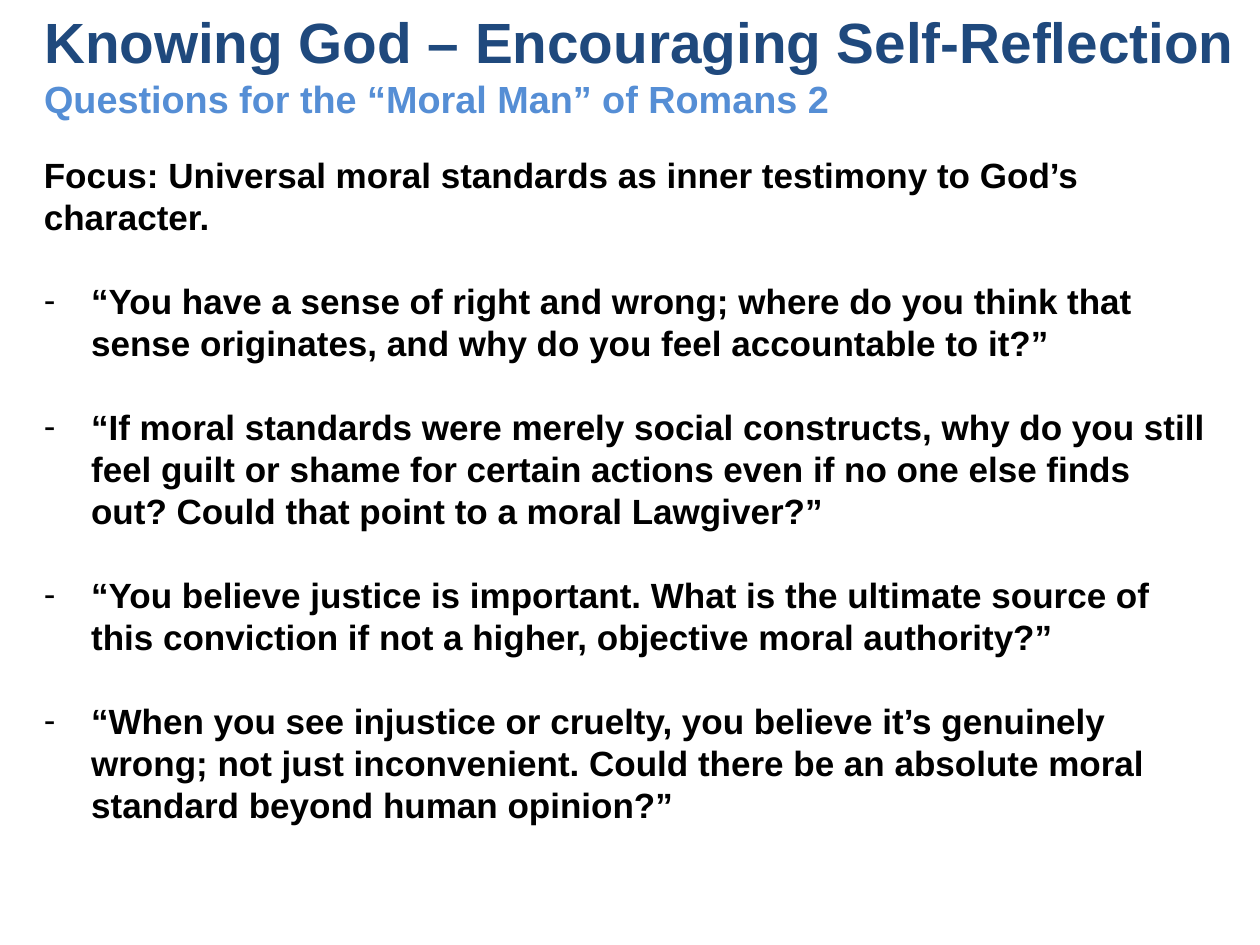
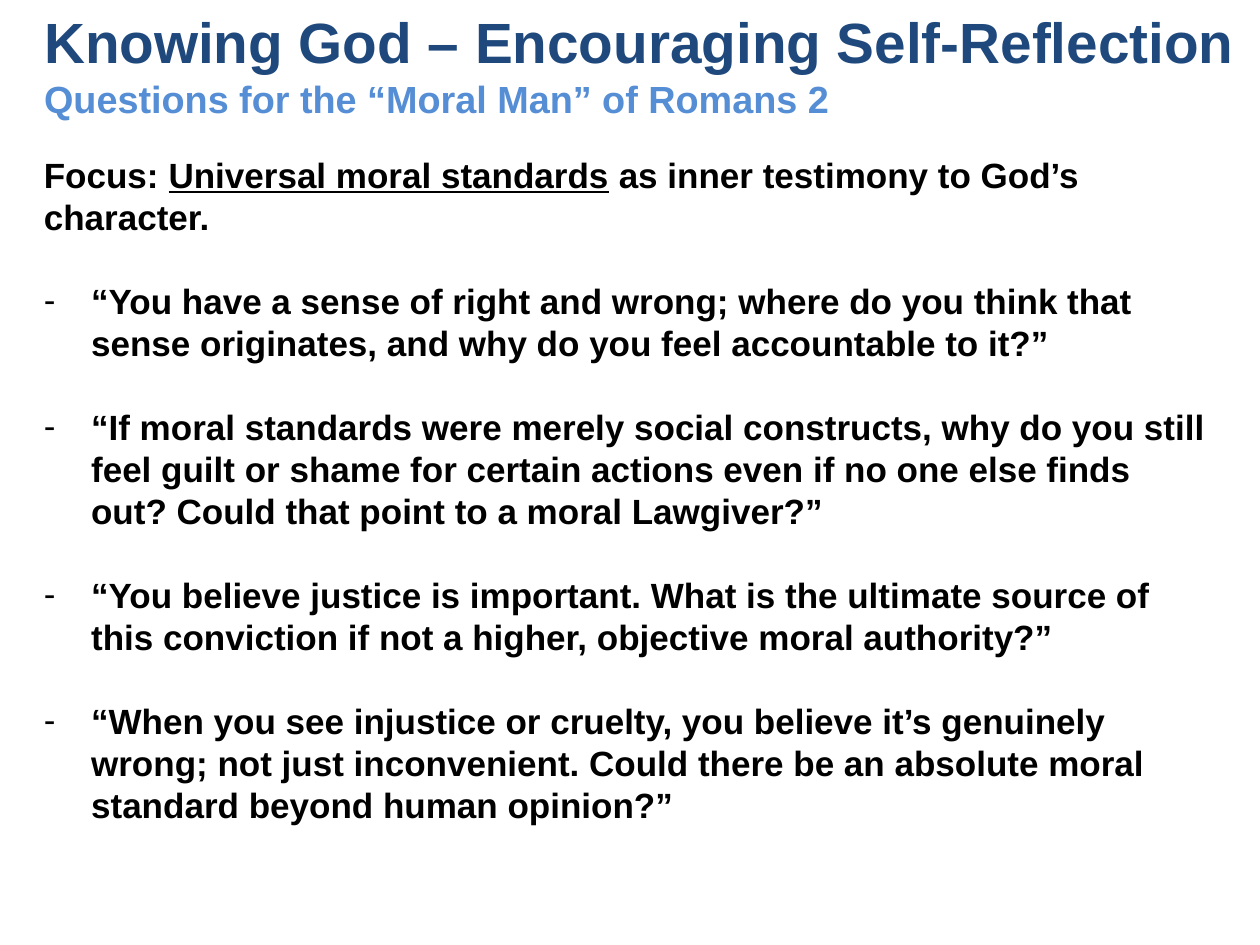
Before and after one commit to UsefulEngines/EvangelismPublic, a slide deck: slide 9 of 2024-Q4/2024-12-15/2024-12-15-Psalms.pptx (slide 7 before the commit). Drawn at 1260x945 pixels with LibreOffice and Linux fonts; fonts in the diff are those of the drawing. Boxes give left, top, right and bottom in pixels: in the first picture for what was removed or moved away, otherwise in the second. Text is boxed around its words. In the diff, an @@ line names an element or a change of style, - is before the commit and + after.

```diff
--- a/2024-Q4/2024-12-15/2024-12-15-Psalms.pptx
+++ b/2024-Q4/2024-12-15/2024-12-15-Psalms.pptx
@@ text at (x1=44, y1=162, x2=1079, y2=231): underline on in "Universal moral standards" @@
```
Also in this commit, not shown: 3 other slides changed, 2 slides added, 1 other file.
